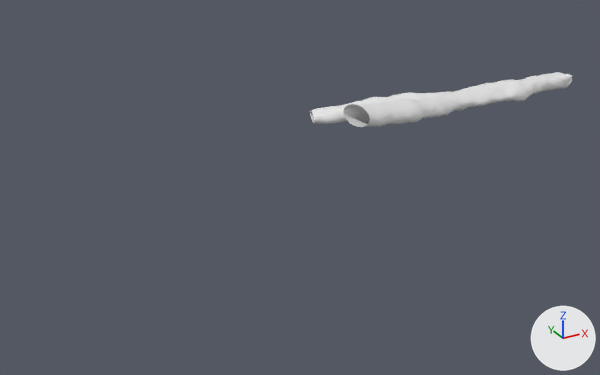
The Blender file models/tunnel02/tunnel02.blend, before and after one commit.
Rendered twice from a camera (50 mm lens) standing at (-114.0, -98.7, 39.0) and looking at (-58.8, 1.8, -11.2). The lights are fixed; the arrows at lower right show +X, +Y and +Z. Objects named as collision shapes, trigger or cutter boxes, shadow casters or lower levels of detail are left out.

In view in the first picture: 'tunnel02'.
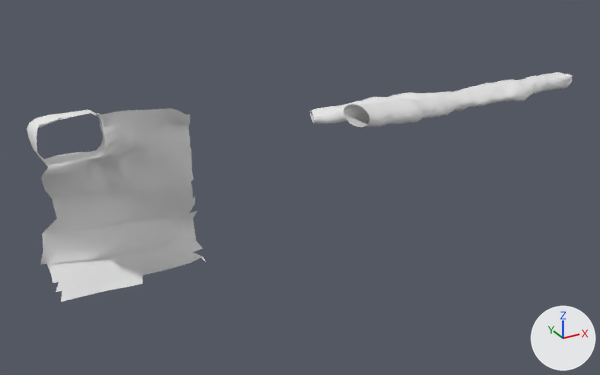
Location of each change, (x1, y1, x2, y2) in pixels of the pictures (600 x 375 px):
'room03_cavern', added: after (27, 108, 206, 302)

Edits to the bpy script that builds the scene:
```text
Add mat_cavern:
    mat_cavern = diffuse_material('cavern')
    mat_cavern.base_color = (0.8, 0.8, 0.8)  # white #e7e7e7
Add me_cylinder_003:
    me_cylinder_003.from_pydata(...)  # 3775 vertices, 3675 faces; spans x -52.6..-3.6, y -34.0..8.8, z -19.6..10.5
    me_cylinder_003.polygons.foreach_set('use_smooth', [True] * 3675)
    me_cylinder_003.materials.append(mat_cavern)  # its picture is missing
Add ob_room03_cavern:
    ob_room03_cavern = bpy.data.objects.new('room03_cavern', me_cylinder_003)
    ob_room03_cavern.location = (-57.0, 5.0, -1.0)
    _vg = ob_room03_cavern.vertex_groups.new(name='Group')
    _vg = ob_room03_cavern.vertex_groups.new(name='Group.001')
    _vg = ob_room03_cavern.vertex_groups.new(name='Group.002')
    _vg.add([0, 1, 2, 3, 4, 5, 6, 7, 8, 9, 10, 11, 12, 13, 14, 15, 16, 17, 18, 19, 20, 21, 22, 23, 24, 25, 26, 27, 28, 29, 30, 31, 32, 33, 34, 35, 36, 37, 285, 304, 305, 306, 308, 309, 310, 311, 520, 714, 722, 745, 761, 780, 781, 782, 783, 784, 785, 786, 787, 788, 807, 808, 809, 810, 811, 812, 813, 815, 816, 817, 818, 819, 820, 821, 822, 823, 824, 825, 826, 827, 828, 829, 830, 831, 832, 833, 834, 835, 836, 837, 838, 839, 840, 855, 856, 857, 858, 859, 860, 861, 862, 863, 864, 865, 866, 867, 868, 883, 884, 885, 886, 946, 947, 948, 949, 950, 951, 952, 981, 982, 983, 998, 999, 1000, 1001, 1002, 1003, 1004, 1005, 1007, 1014, 1019, 1020, 1021, 1023, 1029, 1032, 1068, 1069, 1070, 1071, 1072, 1073, 1122, 1123, 1155, 1156, 1157, 1191, 1192, 1234, 1235, 1236, 1237, 1238, 1239, 1281, 1282, 1283, 1314, 1315, 1316, 1471, 1474, 1475, 1486, 1487, 1492, 1493, 1495, 1498, 1499, 1502, 1503, 1512, 1513, 1522, 1523, 1674, 1676, 1678, 1686, 1687, 1688, 1689, 1690, 1691, 1692, 1694, 1706, 1707, 1729, 1730, 1745, 1774, 1775, 1776, 1777, 1778, 1779, 1780, 1781, 1782, 1783, 1784, 1785, 1786, 1787, 1788, 1791, 1798, 1799, 1800, 1818, 1819, 1937, 1938, 1953, 1969, 1970, 1971, 1972, 1973, 1974, 1975, 1976, 1977, 1978, 1979, 1980, 1981, 1982, 1983, 1986, 1987, 1988, 1995, 1996, 1997, 2015, 2016, 2017, 2033, 2065, 2067, 2068, 2069, 2070, 2078, 2082, 2083, 2084, 2114, 2136, 2168, 2170, 2178, 2179, 2180, 2181, 2183, 2195, 2196, 2197, 2221, 2222, 2337, 2338, 2353, 2374, 2375, 2376, 2377, 2378, 2379, 2380, 2381, 2382, 2383, 2384, 2385, 2386, 2387, 2388, 2389, 2390, 2391, 2392, 2393, 2396, 2397, 2398, 2405, 2406, 2425, 2426, 2427, 2428, 2438, 2453, 2454, 2455, 2456, 2457, 2458, 2459, 2460, 2462, 2463, 2464, 2498, 2499, 2500, 2501, 2502, 2504, 2505, 2506, 2518, 2519, 2522, 2523, 2524, 2525, 2526, 2527, 2528, 2529, 2530, 2531, 2532, 2533, 2534, 2535, 2536, 2537, 2540, 2541, 2562, 2563, 2564, 2565, 2566, 2567, 2568, 2569, 3302, 3303, 3304, 3305, 3306, 3309, 3310, 3314, 3315, 3316, 3317, 3318, 3319, 3322, 3324, 3325, 3599, 3600, 3618, 3624, 3625, 3628, 3635, 3636, 3637, 3638, 3641, 3646, 3647, 3705, 3706, 3707, 3708, 3709, 3710, 3711, 3712, 3713, 3714, 3715, 3716, 3717, 3718, 3719, 3720, 3721, 3722, 3723, 3724, 3725, 3726, 3727, 3728, 3729, 3730, 3731, 3732, 3733, 3734, 3735, 3739, 3740, 3741, 3742, 3743, 3744], 1.0, 'REPLACE')
    _m = ob_room03_cavern.modifiers.new('Mask.002', 'MASK')
    _m.vertex_group = 'Group.002'
```
